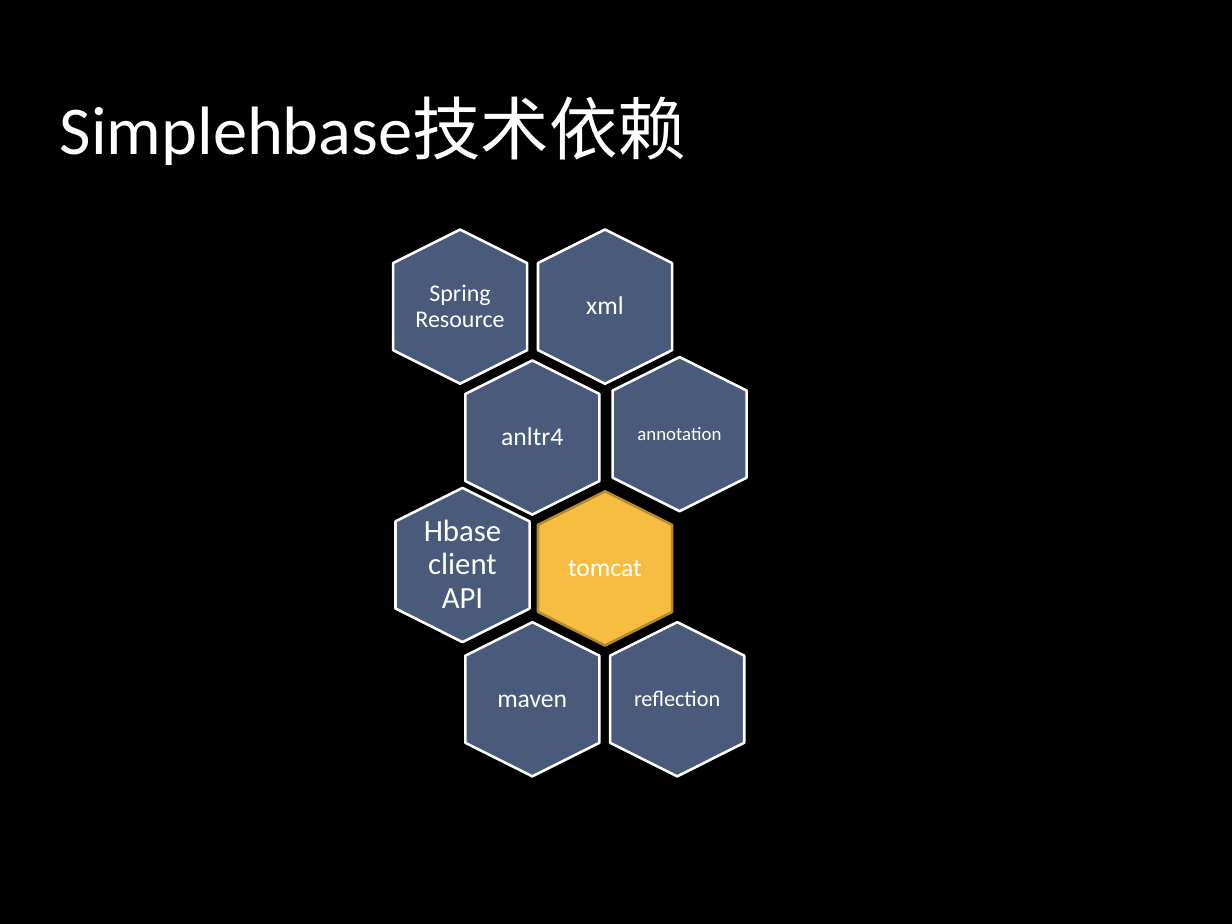
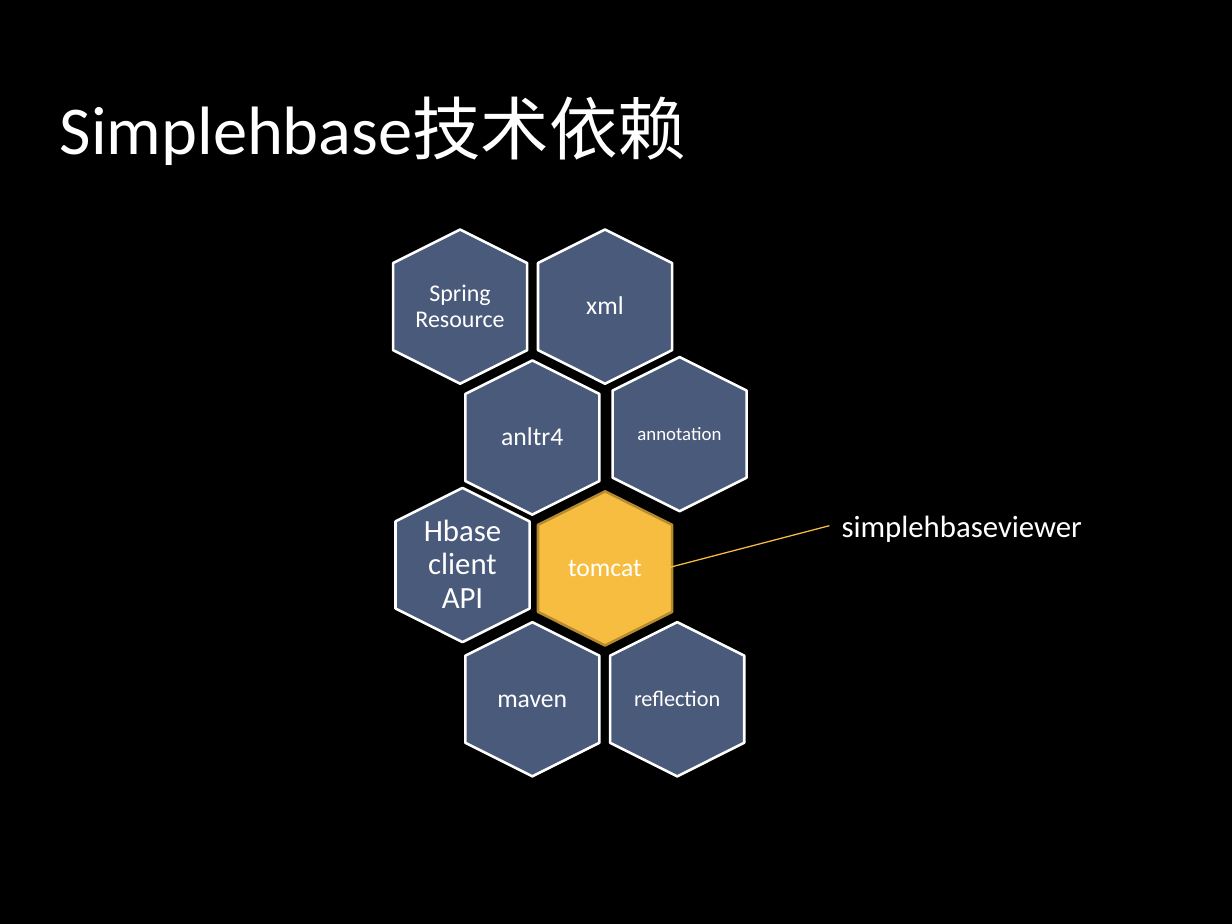
Before and after one commit to alibaba/simplehbase, a slide deck: slide 12 of hbase ORM framework - Simplehbase0.5 Introduction.pptx. Drawn at 1232x924 pixels with LibreOffice and Linux fonts; fonts in the diff are those of the drawing; background and template pictures are left out. Boxes give left, top, right and bottom in pixels: in the first picture for what was removed or moved away, otherwise in the second. Text is boxed around its words. In the diff, an @@ line names an element or a change of style, - is before the commit and + after.

```diff
--- a/hbase ORM framework - Simplehbase0.5 Introduction.pptx
+++ b/hbase ORM framework - Simplehbase0.5 Introduction.pptx
@@ line added from (664, 569) to (829, 526), #F7BD40 0.75 pt @@
@@ text added at (842, 515, 1082, 542), 18 pt, text #FFFFFF @@
+simplehbaseviewer
```
Also in this commit, not shown: 2 other slides changed.
